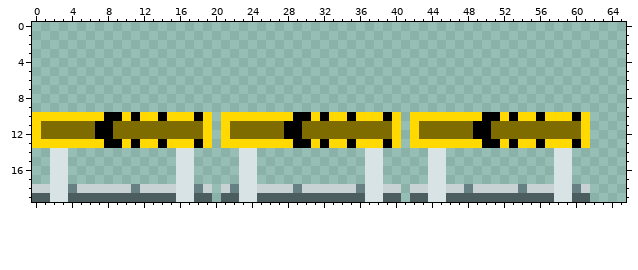
Two versions of one sprite sheet, img/conveyor.png. Above is the file before it was changed.
The file is 104x20 pixels. Shown: x 0..65, y 0..19.
New version:
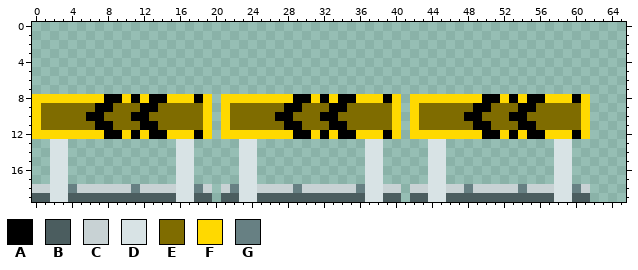
Palette (. is transparent): A #000000  B #4b5d5f  C #c8d2d4  D #d8e3e5  E #7f6c00  F #ffd900  G #678083
Edits made:
y 8: x 0..19 .................... -> FFFFFFFFAAFAFAAFFFAF; x 21..40 .................... -> FFFFFFFFAAFAFAAFFFAF; x 42..61 .................... -> FFFFFFFFAAFAFAAFFFAF
y 9: x 0..19 .................... -> FEEEEEEAAEEEAAEEEEEF; x 21..40 .................... -> FEEEEEEAAEEEAAEEEEEF; x 42..61 .................... -> FEEEEEEAAEEEAAEEEEEF
y 10: x 1..10 FFFFFFFAAF -> EEEEEAAEEE; x 12..18 FFAFFFA -> AEEEEEE; x 22..31 FFFFFFFAAF -> EEEEEAAEEE; x 33..39 FFAFFFA -> AEEEEEE; x 43..52 FFFFFFFAAF -> EEEEEAAEEE; x 54..60 FFAFFFA -> AEEEEEE
y 11: x 12..13 EE -> AA; x 33..34 EE -> AA; x 54..55 EE -> AA
y 12: x 1..7 EEEEEEA -> FFFFFFF; x 9..18 EEEEEEEEEE -> AFAFAAFFFA; x 22..28 EEEEEEA -> FFFFFFF; x 30..39 EEEEEEEEEE -> AFAFAAFFFA; x 43..49 EEEEEEA -> FFFFFFF; x 51..60 EEEEEEEEEE -> AFAFAAFFFA
y 13: x 0..19 FFFFFFFFAAFAFFAFFFAF -> ..DD............DD..; x 21..40 FFFFFFFFAAFAFFAFFFAF -> ..DD............DD..; x 42..61 FFFFFFFFAAFAFFAFFFAF -> ..DD............DD..
Where, in picture pixels (left, top, right, bottom), the same in both pictures:
changed: (32, 94, 590, 148)
